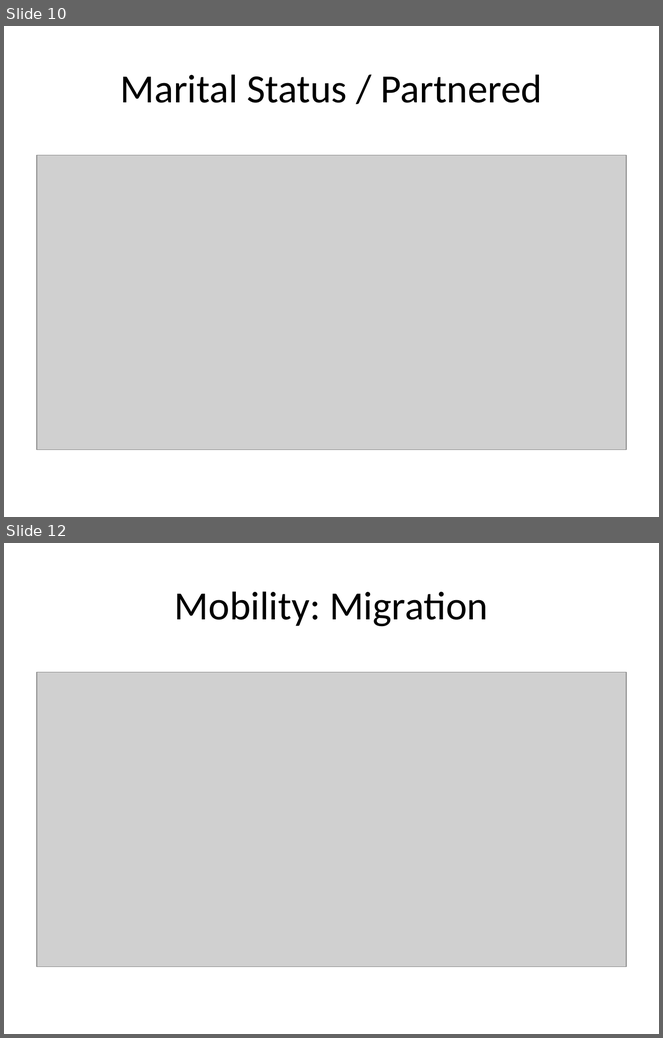
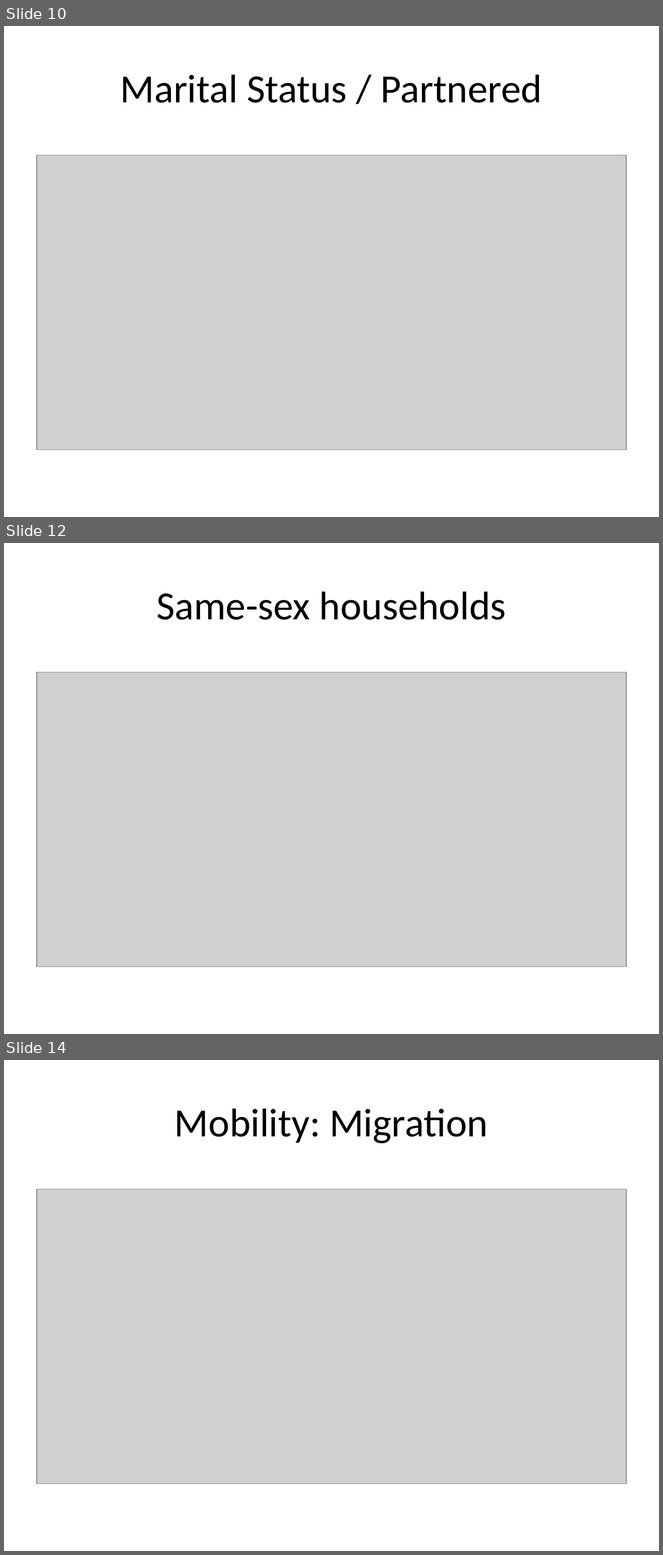
Before and after one commit to ucdiegorubi/oy_census_analysis, a slide deck: create_powerpoint/household_structure_estimates.pptx. Shown one above the other, each under a label of ours: slides 10 and 12 before the commit, slides 10, 12 and 14 after it; the slides between them are not shown. The pictures are 663x1038 and 663x1555 pixels, drawn with LibreOffice and Linux fonts; fonts in the diff are those of the drawing; grey boxes stand for pictures. Boxes give left, top, right and bottom in pixels: in the first picture for what was removed or moved away, otherwise in the second. Text is boxed around its words. In the diff, an @@ line names an element or a change of style, - is before the commit and + after.

```diff
--- a/create_powerpoint/household_structure_estimates.pptx
+++ b/create_powerpoint/household_structure_estimates.pptx
@@ slide 12 added at box(4, 543, 659, 1034), background #FFFFFF @@
@@ title added at box(156, 591, 506, 620), 44 pt, text #000000 @@
+Same-sex households
@@ picture added at box(37, 672, 626, 967) @@
@@ what was slide 12 is now slide 14 @@
```
Also in this commit, not shown: 1 slide changed, 2 other slides added, 1 slide removed, 6 other files.
